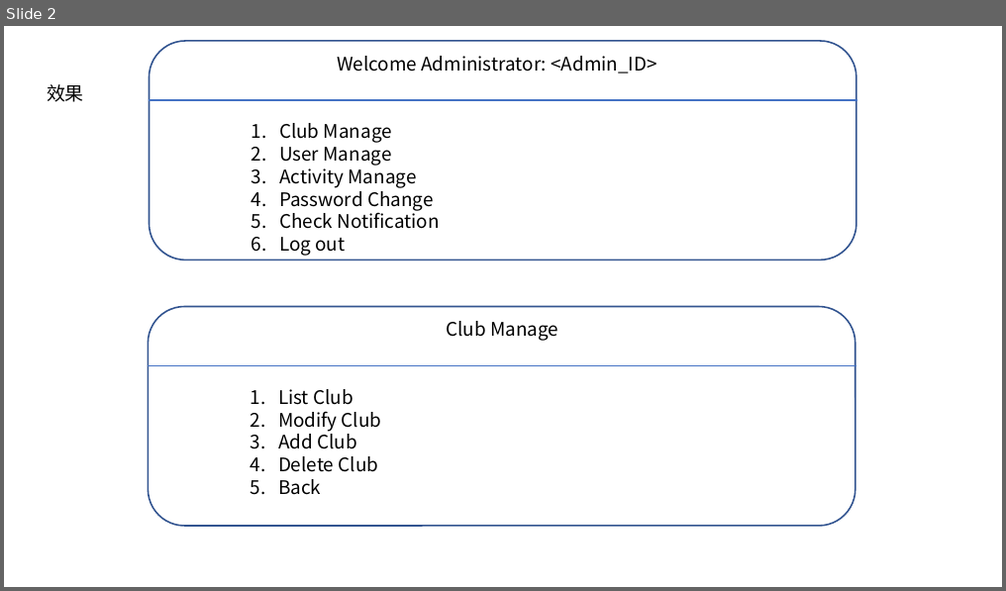
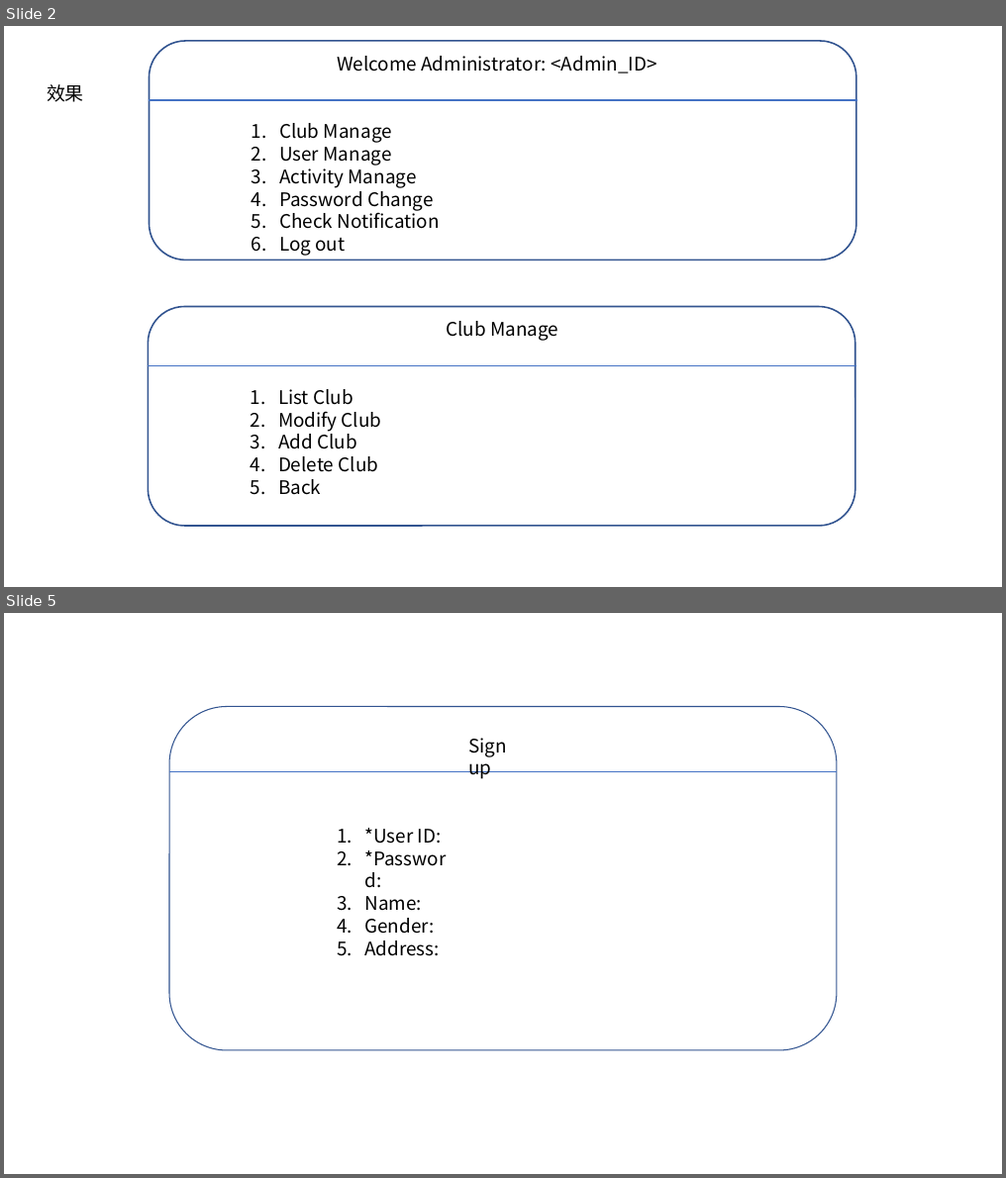
Before and after one commit to WangberlinT/Database-System-Project, a slide deck: 说明文档相关资料/示意图.pptx. Shown one above the other, each under a label of ours: slide 2 before the commit, slides 2 and 5 after it; the slides between them are not shown. The pictures are 1006x591 and 1006x1178 pixels, drawn with LibreOffice and Linux fonts; fonts in the diff are those of the drawing. Boxes give left, top, right and bottom in pixels: in the first picture for what was removed or moved away, otherwise in the second. Text is boxed around its words. In the diff, an @@ line names an element or a change of style, - is before the commit and + after.

```diff
--- a/说明文档相关资料/示意图.pptx
+++ b/说明文档相关资料/示意图.pptx
@@ slide 5 added at (4, 613, 1002, 1174), background #FFFFFF @@
@@ group added at (169, 707, 837, 1051): 2 texts, 1 rounded rectangle, 1 line @@
+1. *User ID:
+2. *Password:
+3. Name:
+4. Gender:
+5. Address:
+Sign up
```
Also in this commit, not shown: 2 other slides added, 1 slide removed, 10 other files.
